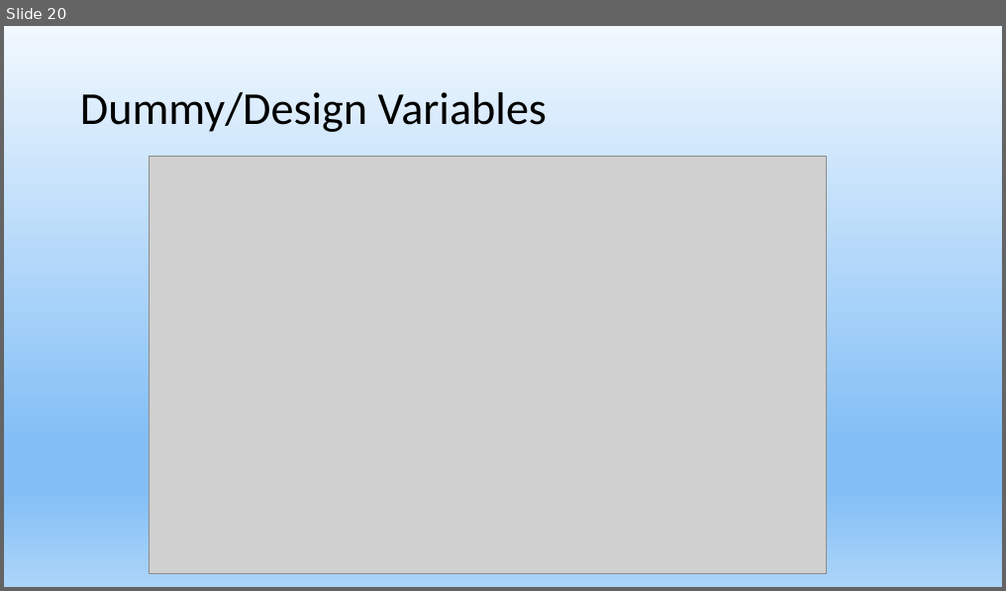
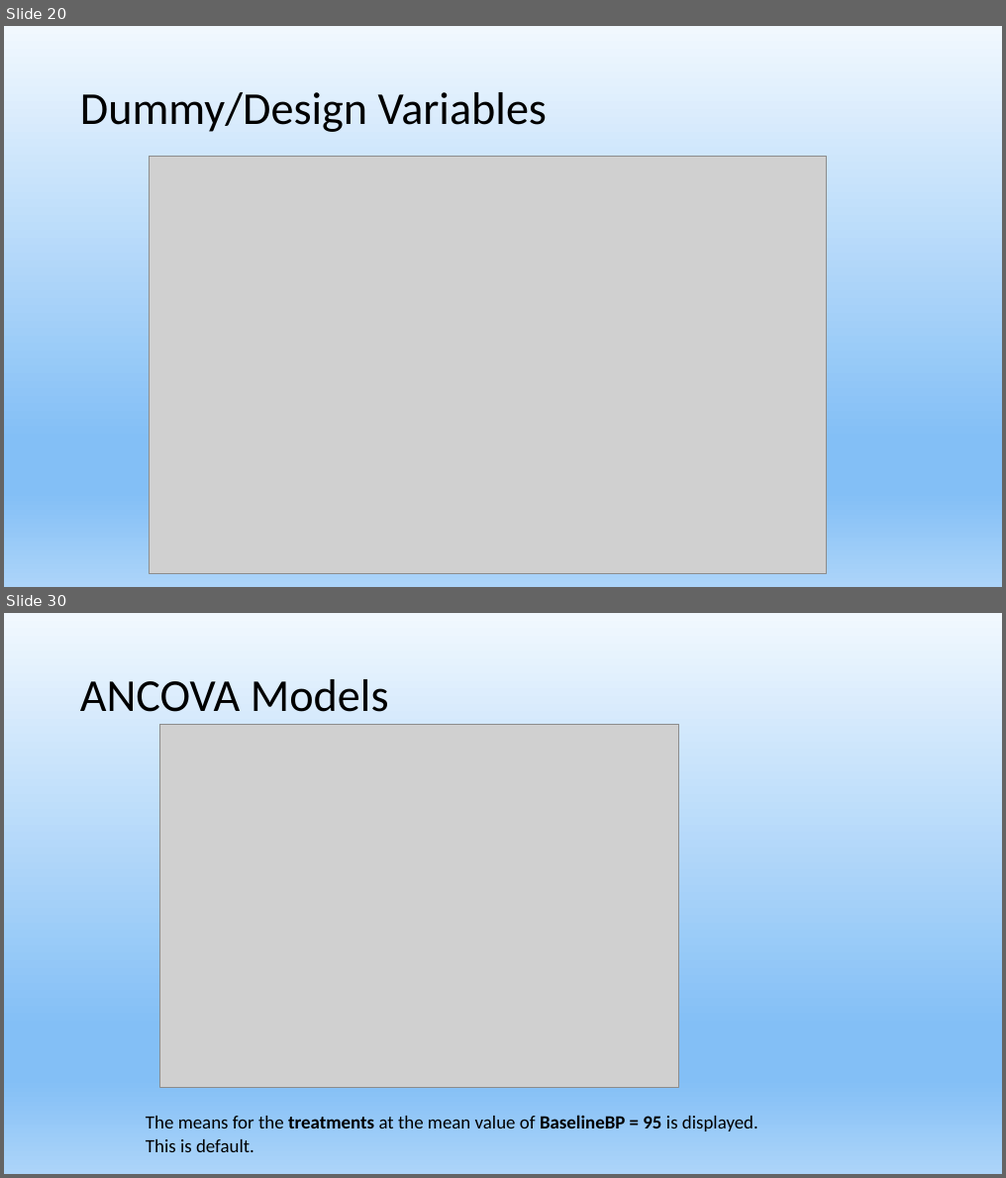
Before and after one commit to urvish-stat/Data-Science-using-SAS-and-Python, a slide deck: Docs/Dummy Variables and ANCOVA Models.pptx. Shown one above the other, each under a label of ours: slide 20 before the commit, slides 20 and 30 after it; the slides between them are not shown. The pictures are 1006x591 and 1006x1178 pixels, drawn with LibreOffice and Linux fonts; fonts in the diff are those of the drawing; grey boxes stand for pictures. Boxes give left, top, right and bottom in pixels: in the first picture for what was removed or moved away, otherwise in the second. Text is boxed around its words. In the diff, an @@ line names an element or a change of style, - is before the commit and + after.

```diff
--- a/Docs/Dummy Variables and ANCOVA Models.pptx
+++ b/Docs/Dummy Variables and ANCOVA Models.pptx
@@ slide 30 added at (x1=4, y1=613, x2=1002, y2=1174), background gradient #F1F8FE to #83BFF6 to #ACD4F9 @@
@@ title added at (x1=80, y1=679, x2=389, y2=712), 44 pt, text #000000 @@
+ANCOVA Models
@@ picture added at (x1=159, y1=725, x2=679, y2=1088) @@
@@ text added at (x1=146, y1=1115, x2=758, y2=1153), 18 pt, text #000000 @@
+The means for the treatments at the mean value of BaselineBP = 95 is displayed. This is default.
```
Also in this commit, not shown: 14 other slides added, 1 other file.
